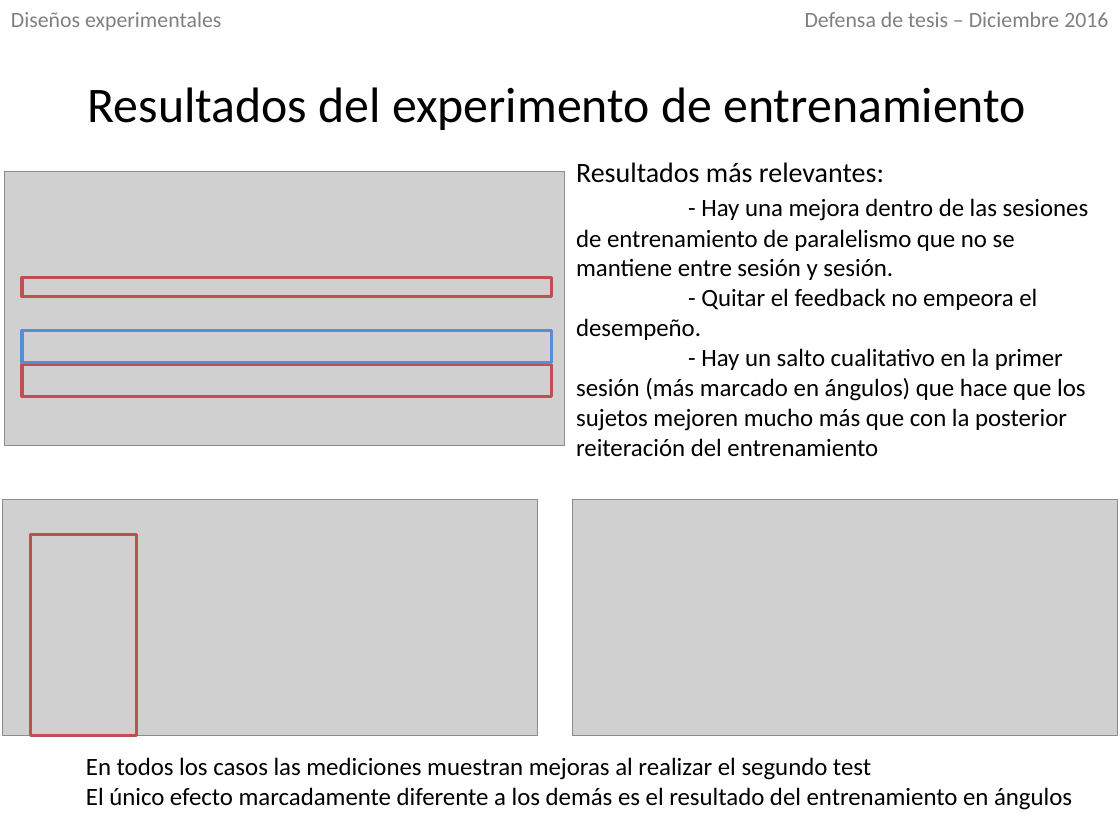
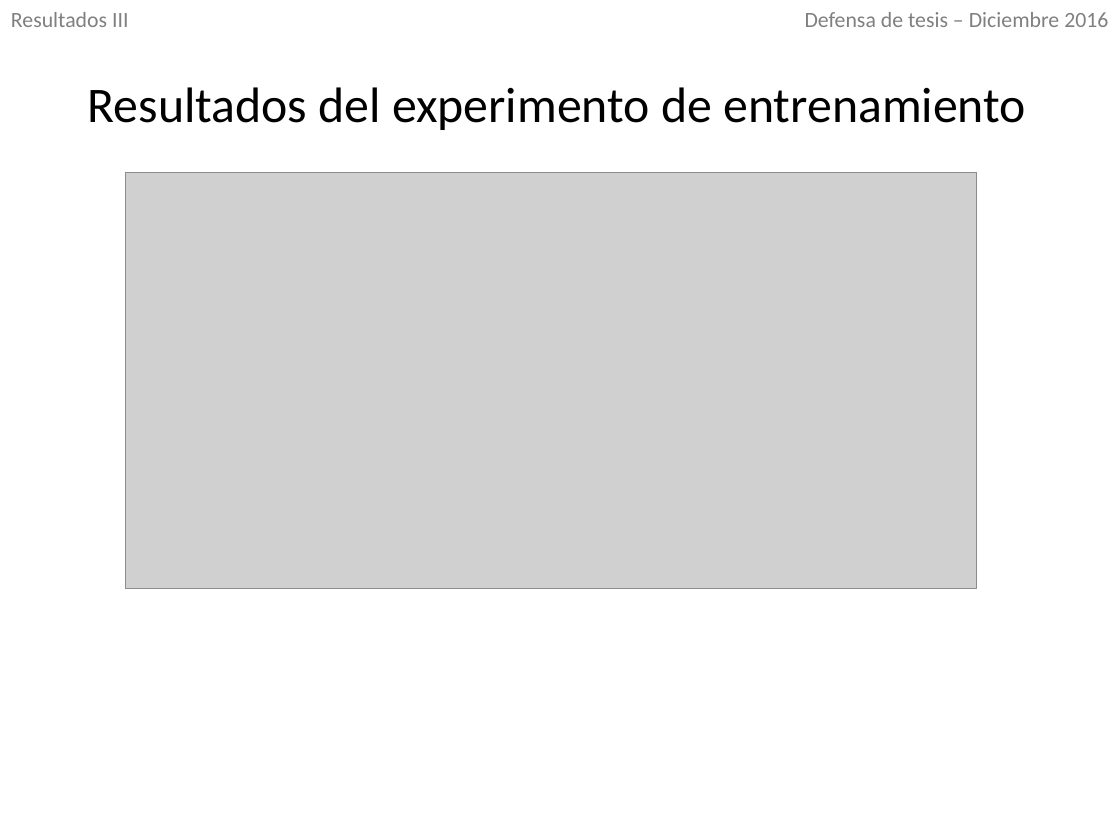
Before and after one commit to IoniUTDT/RedaccionTesis, a slide deck: slide 25 of Defensa/Defensa.pptx (slide 24 before the commit). Drawn at 1120x840 pixels with LibreOffice and Linux fonts; fonts in the diff are those of the drawing; grey boxes stand for pictures. Boxes give left, top, right and bottom in pixels: in the first picture for what was removed or moved away, otherwise in the second. Text is boxed around its words. In the diff, an @@ line names an element or a change of style, - is before the commit and + after.

```diff
--- a/Defensa/Defensa.pptx
+++ b/Defensa/Defensa.pptx
@@ text at [11, 12, 128, 27]: text changed @@
-Diseños experimentales
+Resultados III
@@ picture: place and size @@
-picture at [4, 171, 564, 445]
+picture at [125, 172, 977, 588]
@@ text removed at [576, 162, 1089, 456] @@
-Resultados más relevantes:
-- Hay una mejora dentro de las sesiones de entrenamiento de paralelismo que no se mantiene entre sesión y sesión.
-- Quitar el feedback no empeora el desempeño.
-- Hay un salto cualitativo en la primer sesión (más marcado en ángulos) que hace que los sujetos mejoren mucho más que con la posterior reiteración del entrenamiento
@@ rectangle removed at [22, 278, 551, 297] @@
@@ rectangle removed at [22, 330, 551, 362] @@
@@ rectangle removed at [22, 364, 551, 395] @@
@@ picture removed at [2, 500, 536, 736] @@
@@ picture removed at [572, 500, 1117, 736] @@
@@ rectangle removed at [31, 534, 137, 735] @@
@@ text removed at [86, 757, 1072, 810] @@
-En todos los casos las mediciones muestran mejoras al realizar el segundo test
-El único efecto marcadamente diferente a los demás es el resultado del entrenamiento en ángulos
```
Also in this commit, not shown: 18 other slides changed, 14 slides added, 6 other files.
